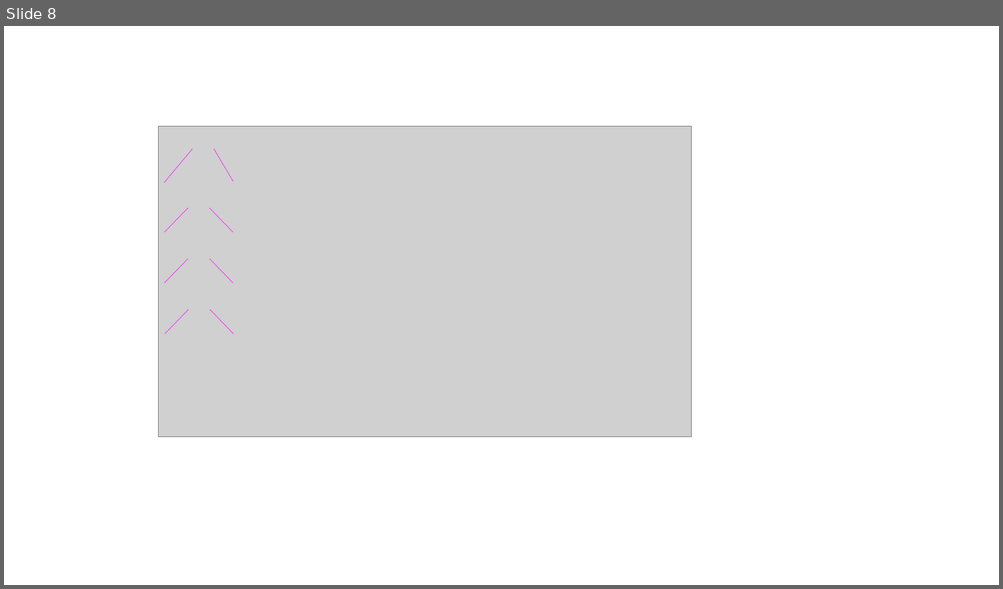
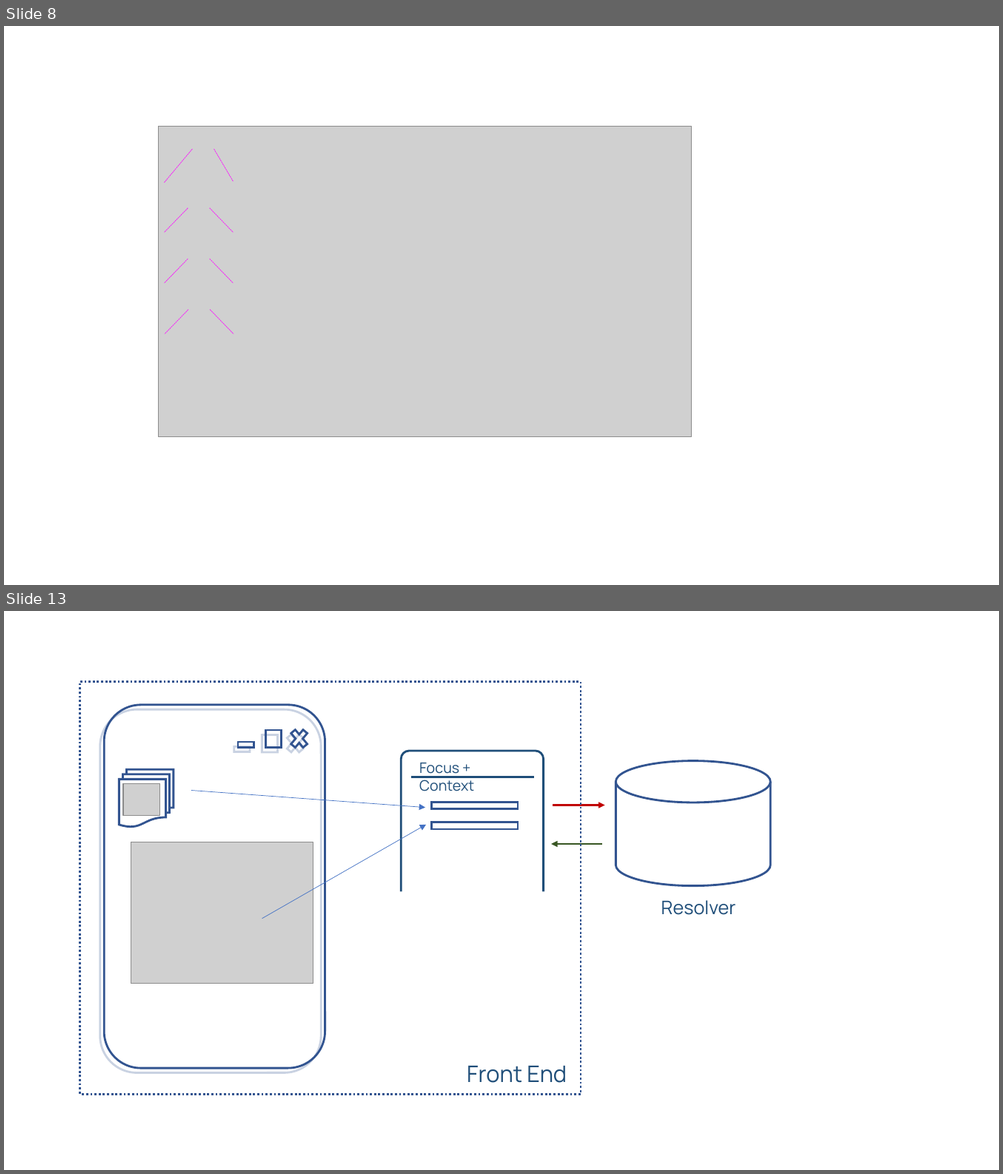
Before and after one commit to divyinfo/fractals-report, a slide deck: LatexImages.pptx. Shown one above the other, each under a label of ours: slide 8 before the commit, slides 8 and 13 after it; the slides between them are not shown. The pictures are 1003x589 and 1003x1174 pixels, drawn with LibreOffice and Linux fonts; fonts in the diff are those of the drawing; grey boxes stand for pictures. Boxes give left, top, right and bottom in pixels: in the first picture for what was removed or moved away, otherwise in the second. Text is boxed around its words. In the diff, an @@ line names an element or a change of style, - is before the commit and + after.

```diff
--- a/LatexImages.pptx
+++ b/LatexImages.pptx
@@ slide 13 added at (4,611,999,1170), background #FFFFFF @@
@@ rectangle added at (80,682,580,1094), outline #325491 2 pt dashed @@
@@ group added at (100,705,325,1073): 4 rectangles, 2 rounded rectangles, 2 crosses @@
@@ freeform shape added at (401,752,543,892), outline #1F4E79 2 pt @@
@@ text added at (419,763,474,792), 14 pt, text #1F4E79 @@
+Focus + Context
@@ cylinder added at (616,761,770,886), outline #325491 2 pt @@
@@ flow chart multidocument added at (119,769,173,826), outline #325491 2 pt @@
@@ picture added at (123,783,161,815) @@
@@ line added from (412, 777) to (534, 777), #1F4E79 2 pt @@
@@ arrow added from (191, 791) to (426, 808), #4472C4 0.5 pt @@
@@ rectangle added at (432,802,518,809), outline #325491 2 pt @@
@@ arrow added from (552, 805) to (605, 805), #C00000 2 pt @@
@@ arrow added from (262, 918) to (427, 824), #4472C4 0.5 pt @@
@@ rectangle added at (432,822,518,829), outline #325491 2 pt @@
@@ picture added at (131,843,313,984) @@
@@ arrow added from (603, 844) to (551, 844), #385723 2 pt @@
@@ text added at (661,900,736,915), 18 pt, text #1F4E79 @@
+Resolver
@@ text added at (466,1066,566,1083), 22 pt, text #1F4E79 @@
+Front End
```
Also in this commit, not shown: 6 other slides added, 1 slide removed, 23 other files.
